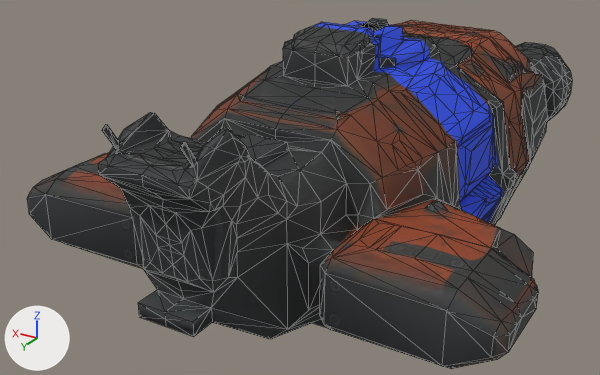
The glTF model public/models/mastodonte-meshy.glb, before and after one commit.
The view is the same before and after, from a 50 mm camera at (-1.41, 2.89, 1.95) aimed at (0.22, 0.16, 0.59). The axes (+X, +Y, +Z) are drawn at lower left. The lights are the same throughout. The older version comes first. Mesh edges are drawn as thin lines. Where no turn or scale is listed for an object, it has been applied to the vertices. Vertices at exactly the same position are counted once.

Before the edit, the objects in view are built like this:
```python
me_mesh_0 = bpy.data.meshes.new('Mesh_0')
me_mesh_0.from_pydata(...)  # 1533 vertices, 3044 faces; spans x -0.92..0.92, y -1.35..1.35, z -0.65..0.65
me_mesh_0.materials.append(mat_meshy)  # picture img_image_0
ob_mesh_0 = bpy.data.objects.new('Mesh_0', me_mesh_0)
ob_mesh_0.location = (0.0, 0.0, 0.649)
```
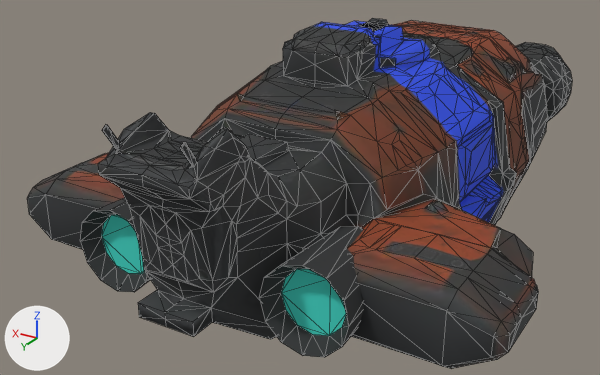
The edits, one by one:
me_mesh_0 is used by ob_mesh_0; location (0.0, 0.0, 0.649).
me_mesh_0 had 1533 vertices, 3044 faces and spanned x -0.92..0.92, y -1.35..1.35, z -0.65..0.65.
me_mesh_0 now has 1605 vertices, 3160 faces and spans x -0.92..0.92, y -1.35..1.35, z -0.65..0.65.
me_mesh_0 part 1: a new loose piece of 36 vertices spanning x -0.51..-0.21, y 0.78..1.12, z -0.12..0.18, in mat_meshy (picture img_image_0).
me_mesh_0 part 2: a new loose piece of 36 vertices spanning x 0.21..0.51, y 0.78..1.12, z -0.12..0.18, in mat_meshy (picture img_image_0).

Pixel boxes (x1, y1, x2, y2) of what changed, in the pictures (600 x 375 px):
part 1 of me_mesh_0, added: after (259, 226, 364, 357)
part 2 of me_mesh_0, added: after (80, 198, 150, 292)
